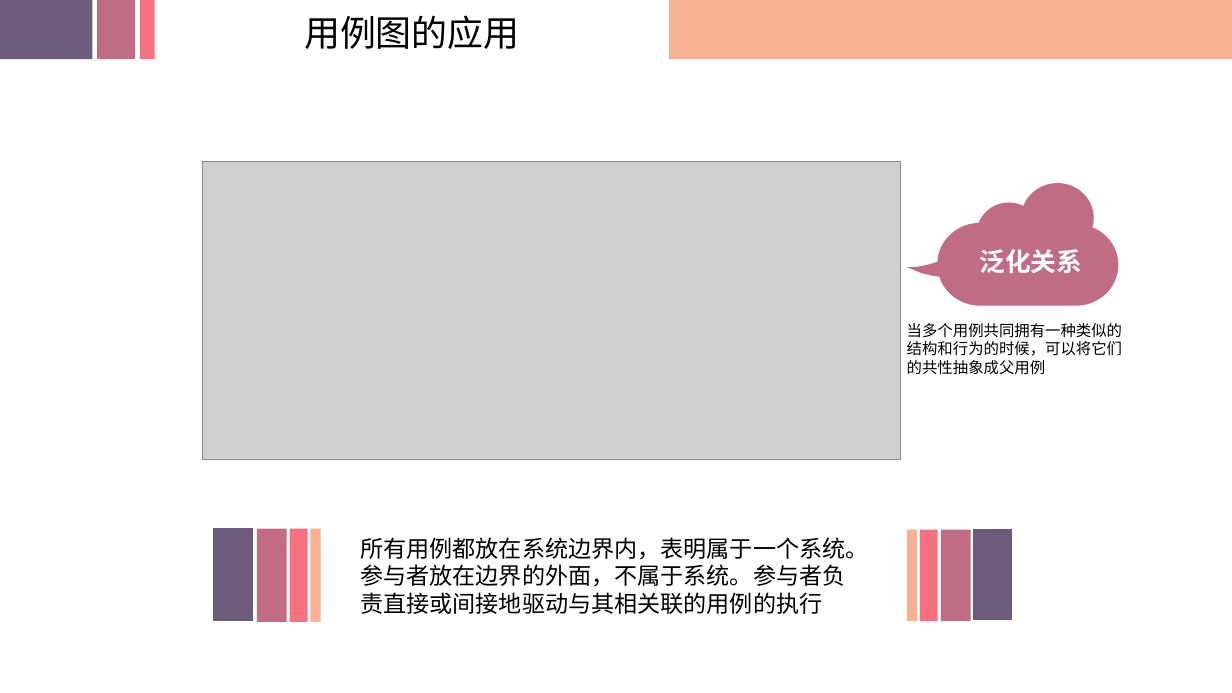
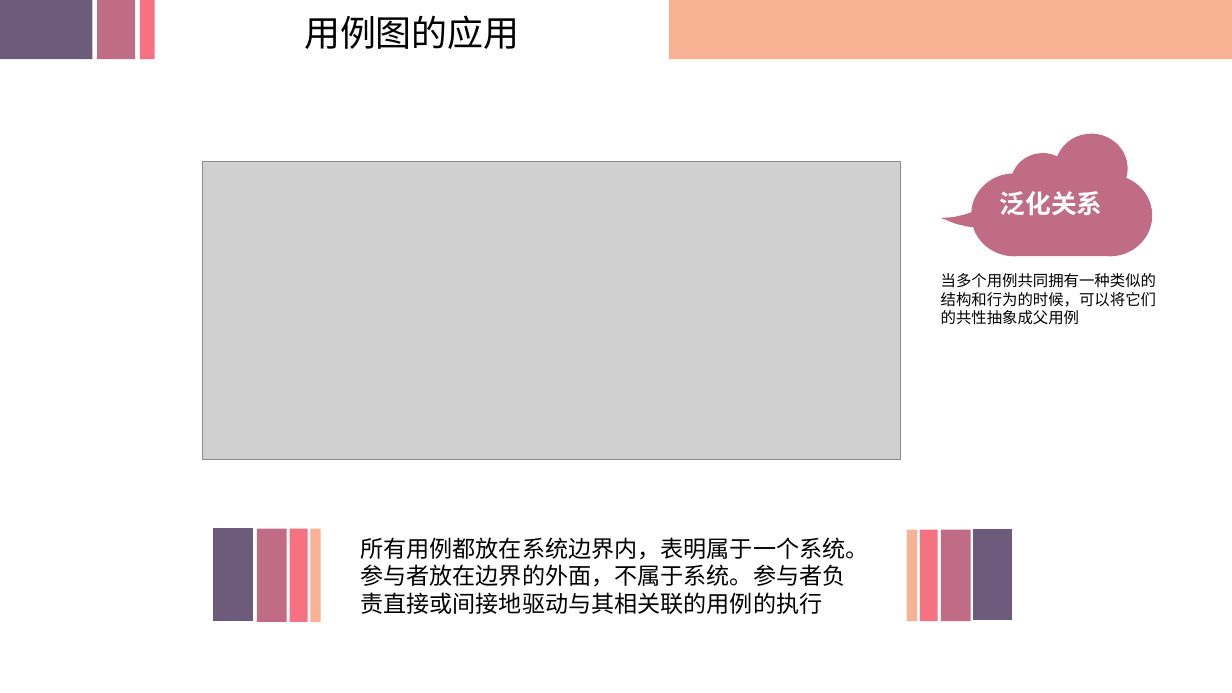
Before and after one commit to SRA2021-G04/project, a slide deck: slide 11 of 非受控文件/翻转课堂/SRA2021-G04-翻转课堂06.pptx (slide 7 before the commit). Drawn at 1232x693 pixels with LibreOffice and Linux fonts; fonts in the diff are those of the drawing; grey boxes stand for pictures; background and template pictures are left out. Boxes give left, top, right and bottom in pixels: in the first picture for what was removed or moved away, otherwise in the second. Text is boxed around its words. In the diff, an @@ line names an element or a change of style, - is before the commit and + after.

```diff
--- a/非受控文件/翻转课堂/SRA2021-G04-翻转课堂06.pptx
+++ b/非受控文件/翻转课堂/SRA2021-G04-翻转课堂06.pptx
@@ freeform shape moved from (x1=908, y1=183, x2=1119, y2=306) to (x1=941, y1=134, x2=1153, y2=257) @@
@@ text "泛化关系" moved from (x1=979, y1=249, x2=1082, y2=273) to (x1=1000, y1=191, x2=1103, y2=215) @@
@@ text "泛化关系" at (x1=1000, y1=191, x2=1103, y2=215): alignment centre to left @@
@@ text "当多个用例共同拥有一种类似的结构和行为的时候，可以将它们的共性抽象成父用例" moved from (x1=907, y1=323, x2=1122, y2=375) to (x1=941, y1=273, x2=1156, y2=325) @@
```
Also in this commit, not shown: 21 other slides changed, 4 slides added.
